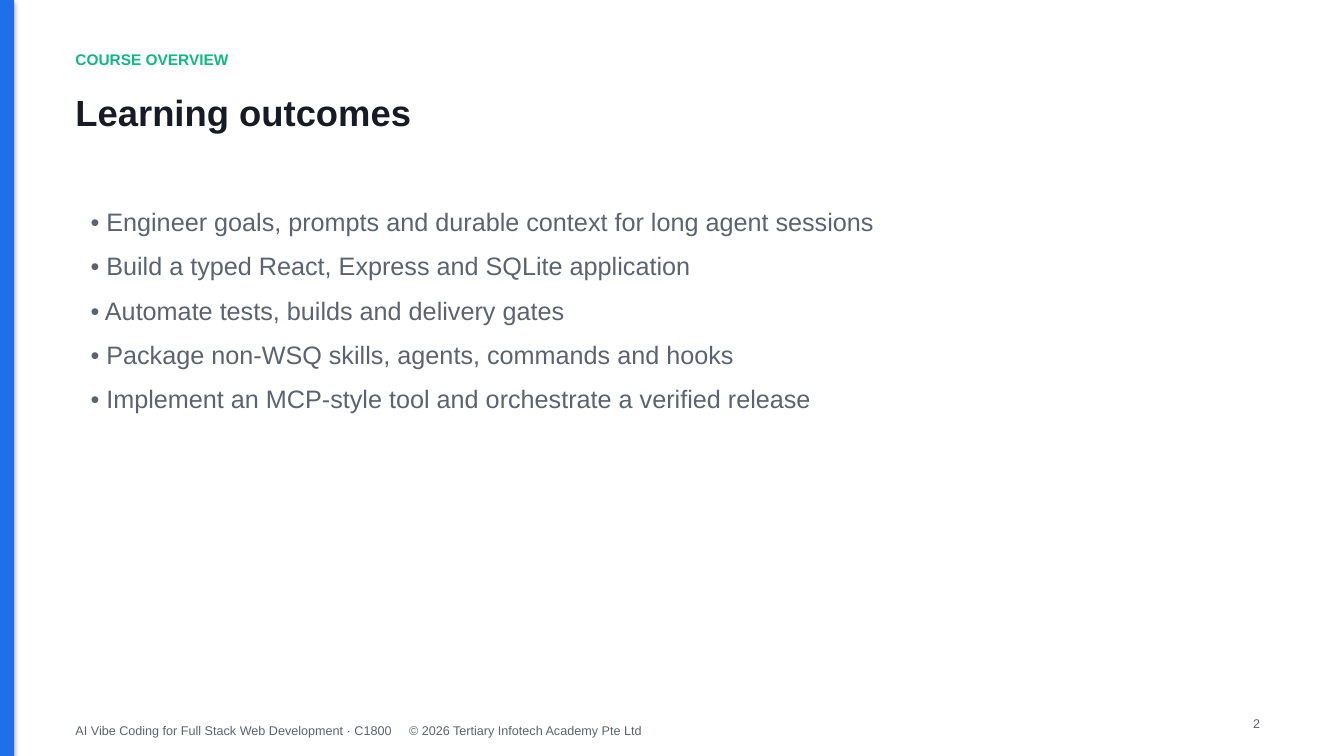
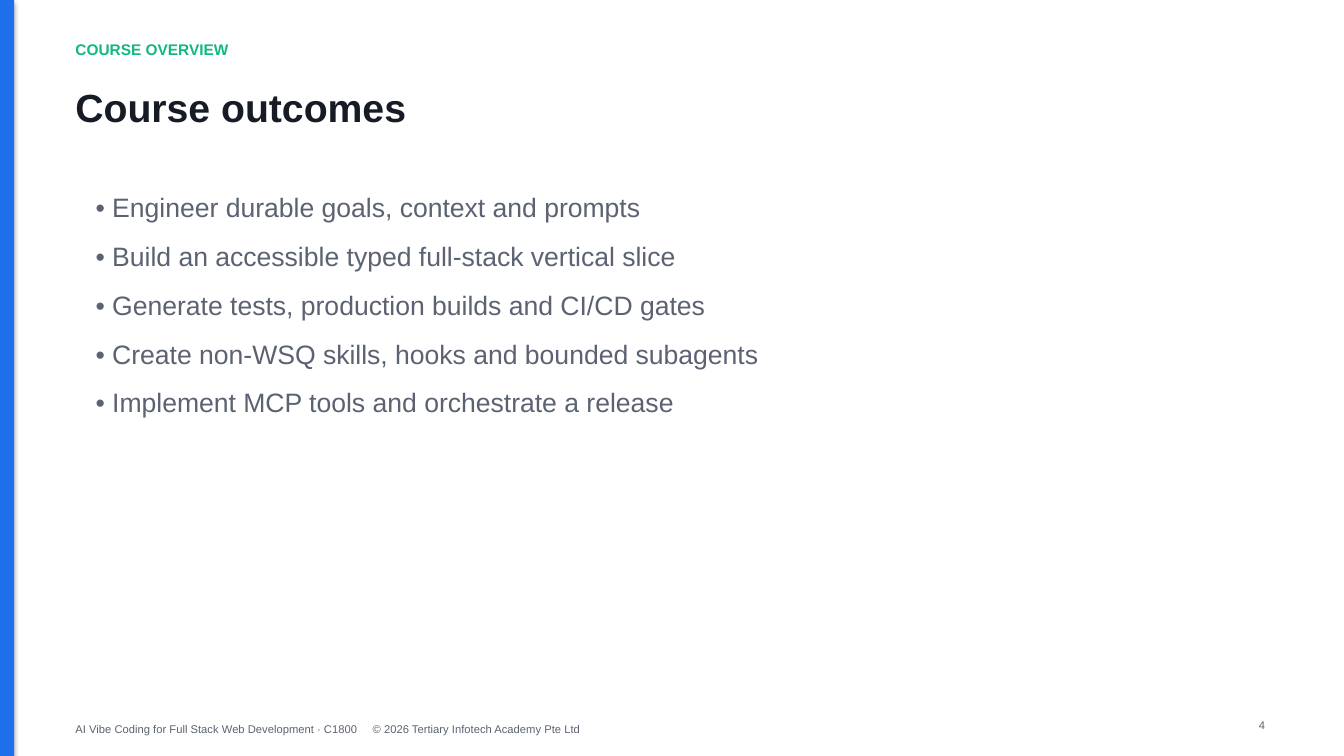
Before and after one commit to tertiarycourses/C1800-AI-Vibe-Coding-for-Full-Stack-Web-Development, a slide deck: slide 4 of courseware/C1800 AI Vibe Coding for Full Stack Web Development.pptx (slide 2 before the commit). Drawn at 1344x756 pixels with LibreOffice and Linux fonts; fonts in the diff are those of the drawing. Boxes give left, top, right and bottom in pixels: in the first picture for what was removed or moved away, otherwise in the second. Text is boxed around its words. In the diff, an @@ line names an element or a change of style, - is before the commit and + after.

Commit message:
feat: rebuild C1800 courseware to adult-training standard

```diff
--- a/courseware/C1800 AI Vibe Coding for Full Stack Web Development.pptx
+++ b/courseware/C1800 AI Vibe Coding for Full Stack Web Development.pptx
@@ text "COURSE OVERVIEW": place and size @@
-text "COURSE OVERVIEW" at (75, 54, 229, 65)
+text "COURSE OVERVIEW" at (75, 44, 229, 55)
@@ text at (75, 94, 406, 123): text changed; size 26 to 28 pt @@
-Learning outcomes
+Course outcomes
@@ text at (112, 197, 758, 418): text changed; size 18 to 19 pt @@
-• Engineer goals, prompts and durable context for long agent sessions
-• Build a typed React, Express and SQLite application
-• Automate tests, builds and delivery gates
-• Package non-WSQ skills, agents, commands and hooks
-• Implement an MCP-style tool and orchestrate a verified release
+• Engineer durable goals, context and prompts
+• Build an accessible typed full-stack vertical slice
+• Generate tests, production builds and CI/CD gates
+• Create non-WSQ skills, hooks and bounded subagents
+• Implement MCP tools and orchestrate a release
@@ text "AI Vibe Coding for Full ..." at (75, 725, 580, 736): size 9 to 8 pt @@
@@ text removed at (1253, 719, 1260, 728) @@
-2
@@ text added at (1259, 721, 1265, 729), 8 pt, text #5B6372 @@
+4
```
Also in this commit, not shown: 4 other slides changed, 228 slides added, 48 slides removed, 50 other files.
